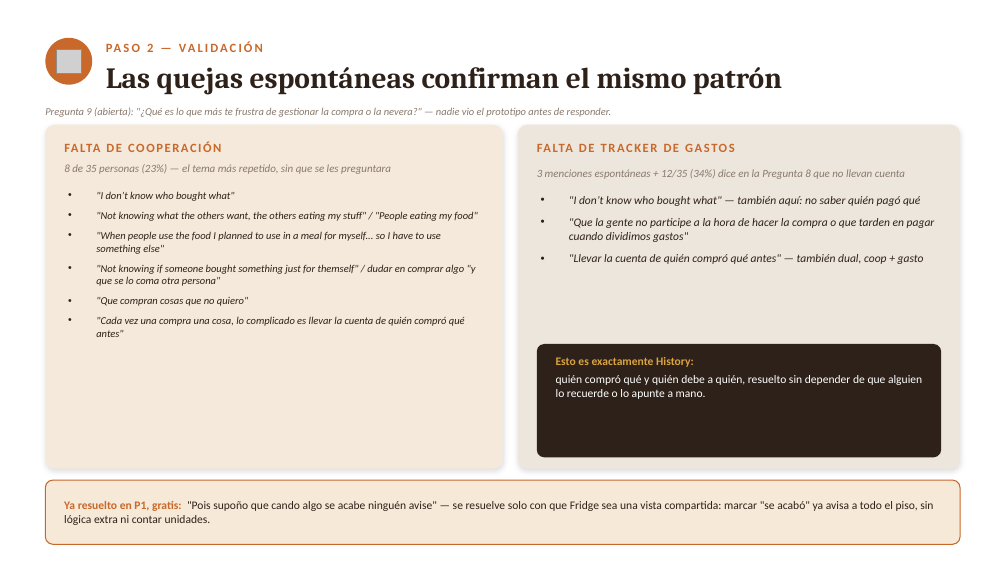
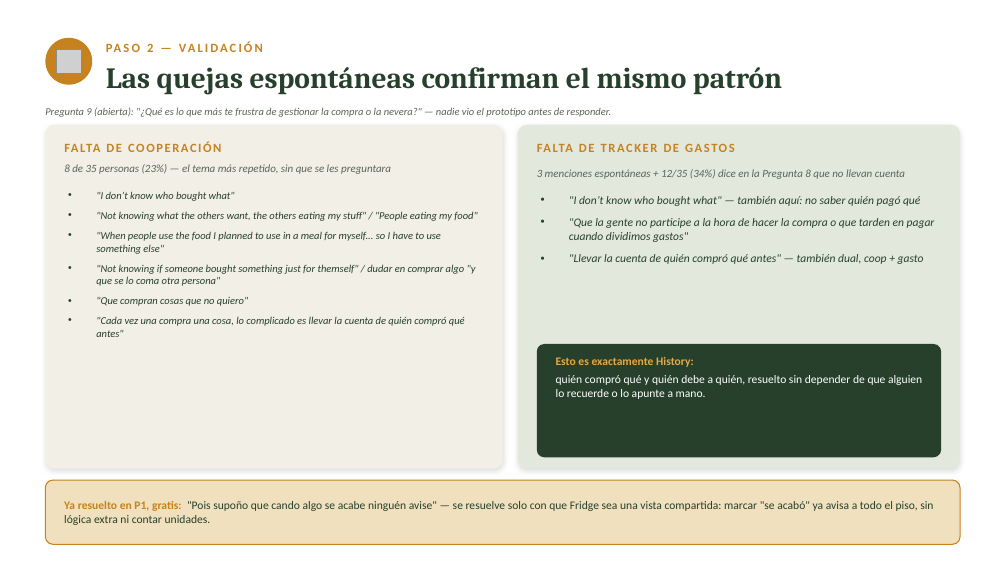
Before and after one commit to lagoanadia/Larder, a slide deck: slide 9 of docs/larder-presentacion.pptx. Drawn at 1008x567 pixels with LibreOffice and Linux fonts; fonts in the diff are those of the drawing; grey boxes stand for pictures. Boxes give left, top, right and bottom in pixels: in the first picture for what was removed or moved away, otherwise in the second. Text is boxed around its words. In the diff, an @@ line names an element or a change of style, - is before the commit and + after.

```diff
--- a/docs/larder-presentacion.pptx
+++ b/docs/larder-presentacion.pptx
@@ ellipse at (x1=45, y1=38, x2=92, y2=85): fill #C9682B to #C6821E @@
@@ rounded rectangle at (x1=45, y1=125, x2=503, y2=469): fill #F4E9DA to #F2EFE7 @@
@@ rounded rectangle at (x1=518, y1=125, x2=960, y2=469): fill #EDE6DC to #E3E8DD @@
@@ text colour #C9682B to #C6821E in 3 elements at (x1=147, y1=43, x2=153, y2=52), (x1=64, y1=136, x2=484, y2=159), (x1=537, y1=136, x2=941, y2=159) @@
@@ text colour #8A7A6D to #5B6559 in 3 elements at (x1=45, y1=107, x2=612, y2=117), (x1=64, y1=164, x2=391, y2=174), (x1=537, y1=169, x2=905, y2=179) @@
@@ text colour #2E2119 to #26402C in 3 elements at (x1=106, y1=67, x2=782, y2=95), (x1=96, y1=191, x2=477, y2=337), (x1=569, y1=196, x2=935, y2=264) @@
@@ rounded rectangle at (x1=537, y1=344, x2=941, y2=457): fill #2E2119 to #26402C @@
@@ text at (x1=556, y1=357, x2=694, y2=367): text colour #D9A441 to #E3A94A in "Esto es exactamente History:" @@
@@ rounded rectangle at (x1=45, y1=480, x2=960, y2=544): fill #F6E9D8 to #F0E0BE; outline #C9682B 1 pt to #C6821E 1 pt @@
@@ text "Ya resuelto en P1, gratis: ..." at (x1=64, y1=501, x2=933, y2=525): text colour #C9682B to #C6821E in "Ya resuelto en P1, gratis:"; text colour #2E2119 to #26402C in ""Pois supoño que cando algo se acabe ..." @@
```
Also in this commit, not shown: 13 other slides changed.
